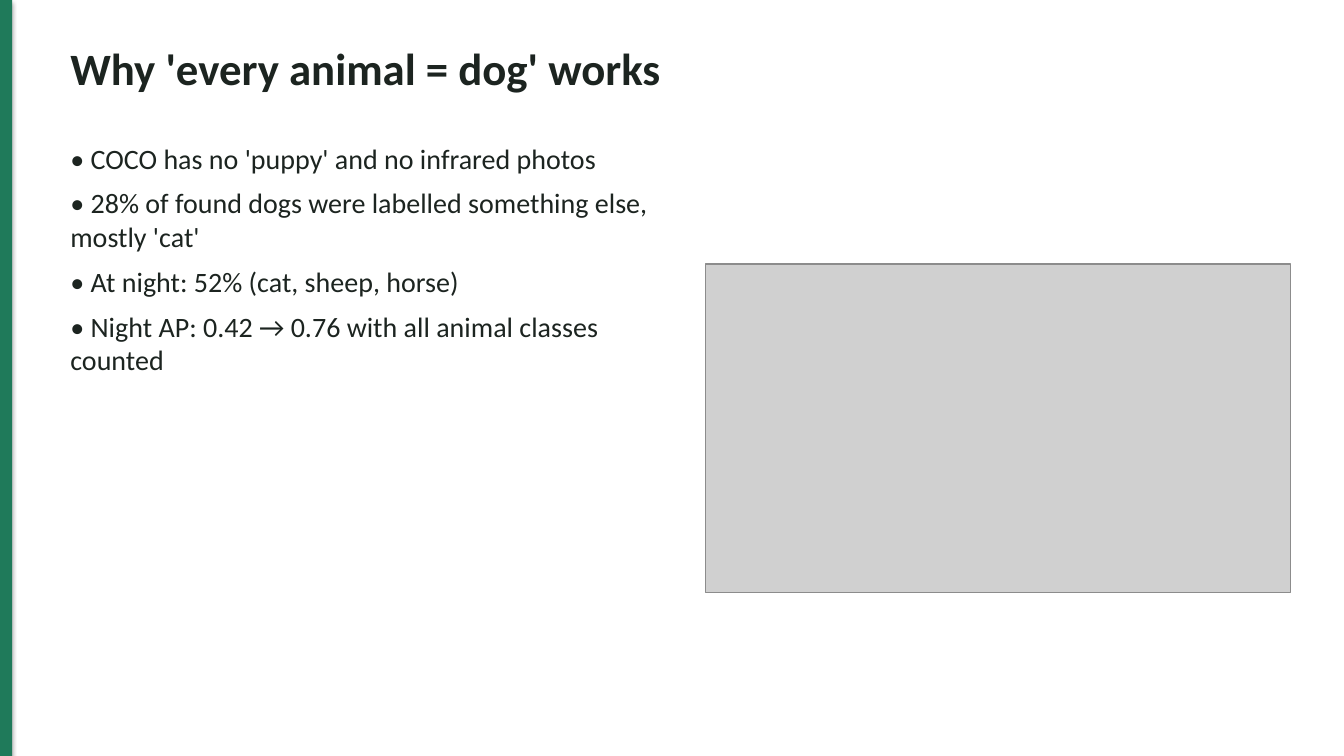
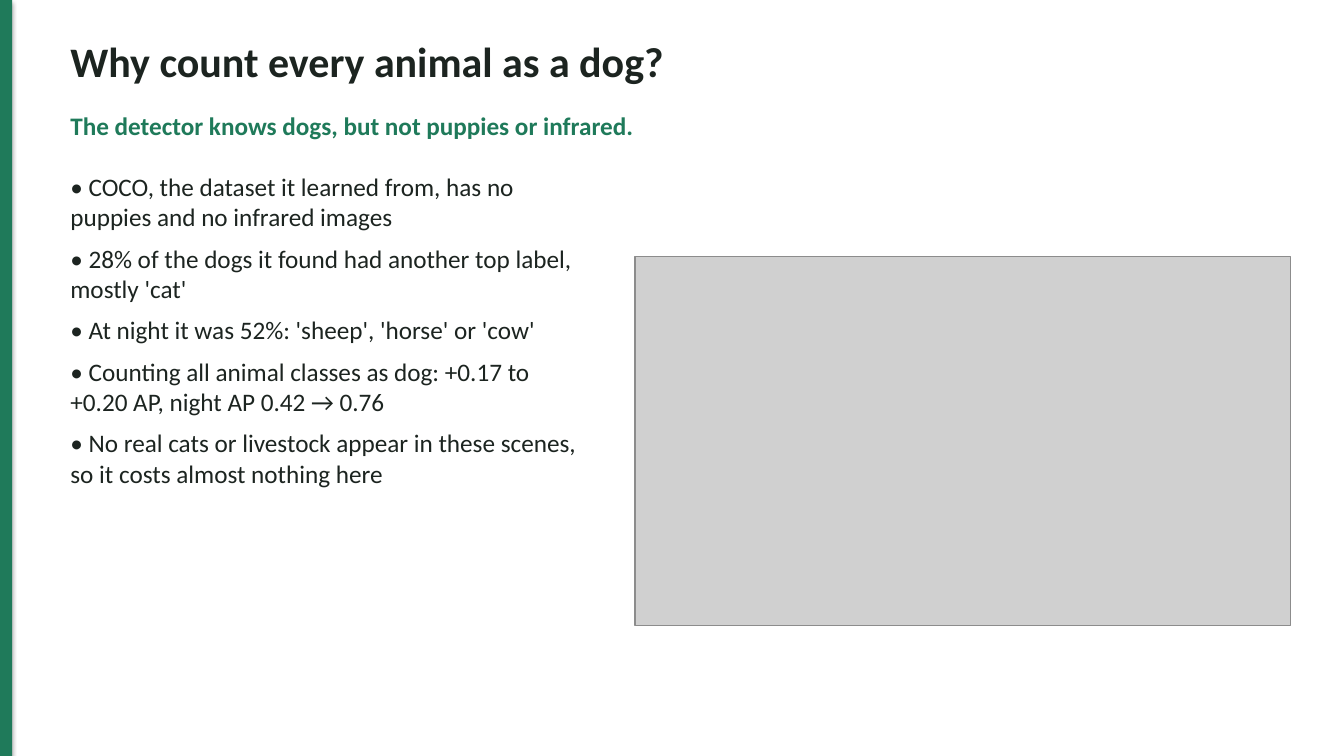
Before and after one commit to Epp-ppE/stray-dog-detection, a slide deck: slide 8 of slides/slides.pptx. Drawn at 1344x756 pixels with LibreOffice and Linux fonts; fonts in the diff are those of the drawing; grey boxes stand for pictures. Boxes give left, top, right and bottom in pixels: in the first picture for what was removed or moved away, otherwise in the second. Text is boxed around its words. In the diff, an @@ line names an element or a change of style, - is before the commit and + after.

```diff
--- a/slides/slides.pptx
+++ b/slides/slides.pptx
@@ text at box(70, 47, 663, 84): text changed; size 32 to 30 pt @@
-Why 'every animal = dog' works
+Why count every animal as a dog?
@@ text added at box(70, 117, 633, 140), 18 pt, text #1F7A5A, bold @@
+The detector knows dogs, but not puppies or infrared.
@@ text at box(70, 178, 576, 488): text changed; size 20 to 18 pt @@
-• COCO has no 'puppy' and no infrared photos
-• 28% of found dogs were labelled something else, mostly 'cat'
-• At night: 52% (cat, sheep, horse)
-• Night AP: 0.42 → 0.76 with all animal classes counted
+• COCO, the dataset it learned from, has no puppies and no infrared images
+• 28% of the dogs it found had another top label, mostly 'cat'
+• At night it was 52%: 'sheep', 'horse' or 'cow'
+• Counting all animal classes as dog: +0.17 to +0.20 AP, night AP 0.42 → 0.76
+• No real cats or livestock appear in these scenes, so it costs almost nothing here
@@ picture: place and size @@
-picture at box(706, 264, 1291, 593)
+picture at box(635, 257, 1291, 626)
```
Also in this commit, not shown: 12 other slides changed, 8 slides added, 3 slides removed, 4 other files.
